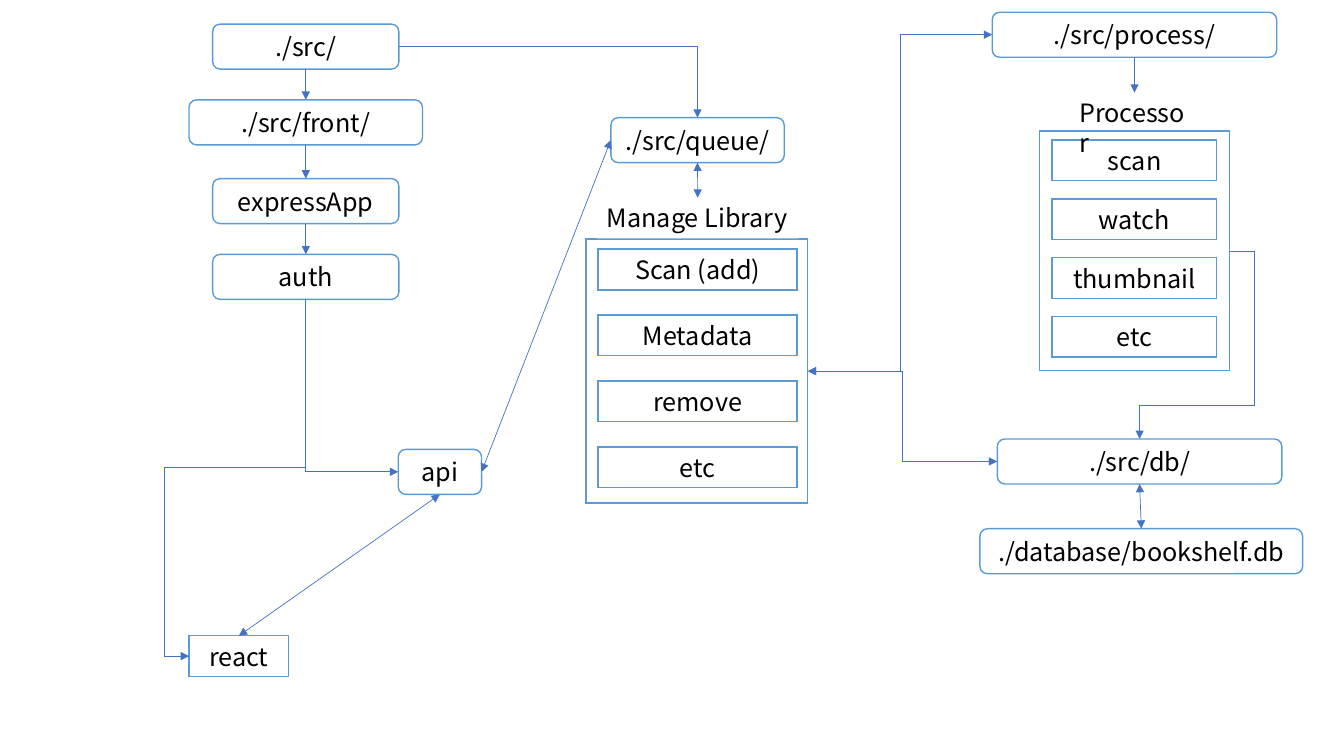
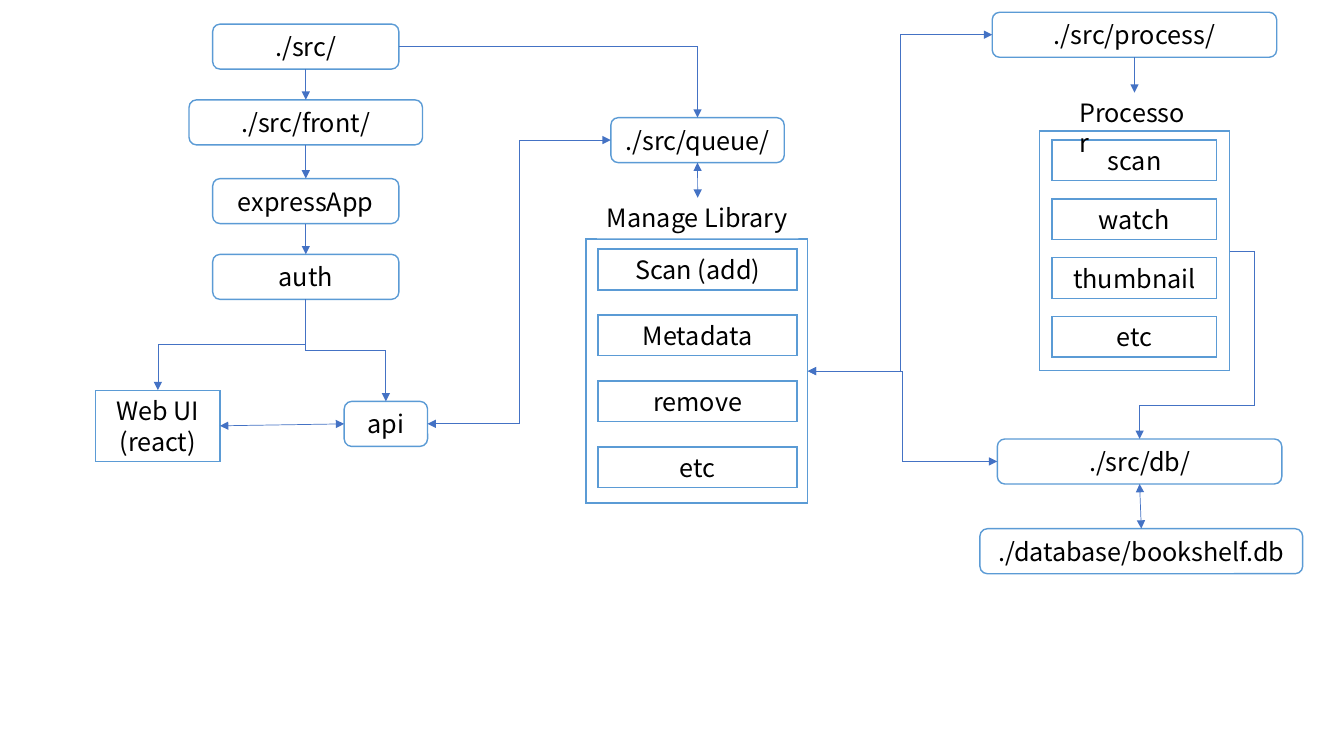
Before and after one commit to drowsy-probius/bookshelf, a slide deck: slide 2 of bookshelf.index.pptx. Drawn at 1344x756 pixels with LibreOffice and Linux fonts; fonts in the diff are those of the drawing. Boxes give left, top, right and bottom in pixels: in the first picture for what was removed or moved away, otherwise in the second. Text is boxed around its words. In the diff, an @@ line names an element or a change of style, - is before the commit and + after.

```diff
--- a/bookshelf.index.pptx
+++ b/bookshelf.index.pptx
@@ elbow double arrow added from (427, 424) to (611, 140), #4472C4 0.5 pt @@
@@ double arrow removed from (482, 472) to (611, 140) @@
@@ elbow arrow added from (306, 299) to (158, 390), #4472C4 0.5 pt @@
@@ elbow arrow removed from (306, 299) to (190, 656) @@
@@ elbow arrow moved from (306, 299) - (398, 472) to (306, 299) - (386, 401) @@
@@ rectangle "Web UI" resized from (x1=190, y1=636, x2=289, y2=677) to (x1=96, y1=390, x2=220, y2=462) @@
@@ text in rectangle at (x1=116, y1=400, x2=200, y2=456): text changed @@
-react
+Web UI
+(react)
@@ rounded rectangle "api" moved from (x1=398, y1=450, x2=482, y2=495) to (x1=344, y1=401, x2=427, y2=447) @@
@@ double arrow added from (220, 425) to (344, 424), #4472C4 0.5 pt @@
@@ double arrow removed from (239, 636) to (440, 494) @@
```
Also in this commit, not shown: 1 other slide changed, 20 other files.
